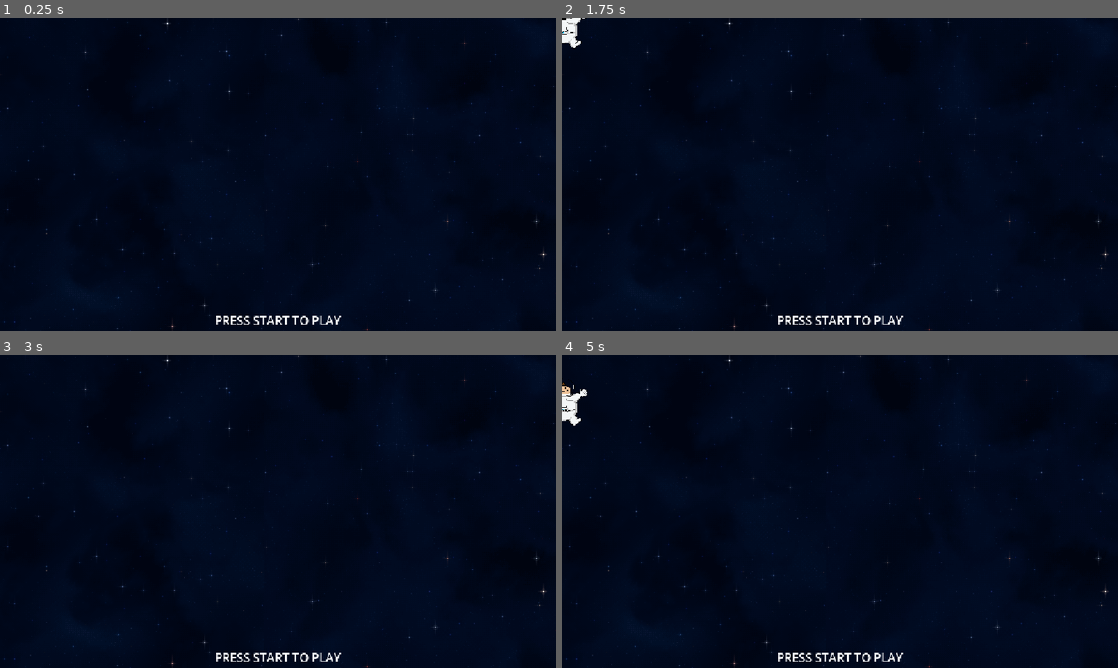
Above: before the commit, frames 1-4 (two rows, left to right).
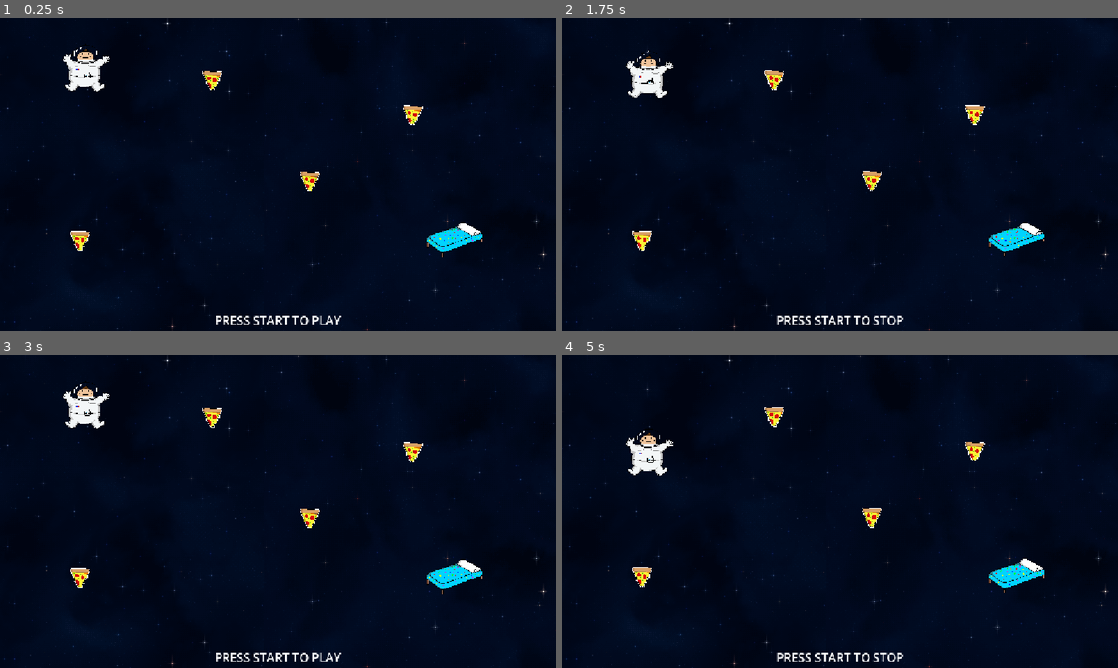
Above: after the commit, the same moments.

Repository: ivaivaiva1/desenhar_fofo
Game: Godot game, scene res://Scenes/level_manager.tscn
Same seed, same stepped clock (60 frames per second), same inputs: the game is played once before the commit and once after it.
Inputs (mouse positions are in pixels of both pictures, inside the frame that each line leads up to):
- Up to frame 1 (0.25 s): no input
- Up to frame 2 (1.75 s): tap Enter (ui_select) at 0.5, 1.25 s; move the mouse to (962, 158) at 0.52 s; click (962, 158) at 0.67 s; tap Space (ui_accept) at 0.77, 1.52 s; move the mouse to (728, 190) at 1.27 s; click (728, 190) at 1.42 s
- Up to frame 3 (3 s): tap Enter (ui_select) at 2, 2.75 s; move the mouse to (333, 442) at 2.02 s; click (333, 442) at 2.17 s; move the mouse to (250, 574) at 2.77 s; click (250, 574) at 2.92 s
- Up to frame 4 (5 s): tap Space (ui_accept) at 3.02, 3.77, 4.52 s; tap Enter (ui_select) at 3.5, 4.25 s; move the mouse to (1006, 558) at 3.52 s; click (1006, 558) at 3.67 s; move the mouse to (673, 464) at 4.27 s; click (673, 464) at 4.42 s

The runs differ from the first frame. In frame 1, 1.9% of the frame differs, in the area x 11-87%, y 8-77%; in frame 2, 2.3%; in frame 3, 1.9%; in frame 4, 2.5%, in the area x 0-87%, y 7-98%.
Error before the commit: Cannot call method 'instantiate' on a null value. (res://Scripts/LevelLoop/load_level.gd:25)

Commit message:
update: load_level polish

Diff:
--- a/Scenes/level_manager.tscn
+++ b/Scenes/level_manager.tscn
@@ -12,6 +12,7 @@
 
 [node name="load_level" type="Node2D" parent="." unique_id=306488323]
 script = ExtResource("2_ghtn7")
+level = 1
 
 [node name="line_controller" type="Node2D" parent="." unique_id=1640535268]
 unique_name_in_owner = true
--- a/Scripts/Globals/game_worlds.gd
+++ b/Scripts/Globals/current_level.gd
@@ -1,4 +1,6 @@
 extends Node
+
+var current_level: int
 
 enum WORLDS {
 	SPACE,
--- a/Scripts/LevelLoop/load_level.gd
+++ b/Scripts/LevelLoop/load_level.gd
@@ -1,32 +1,48 @@
 extends Node2D
 
 @onready var level_manager: LevelManager = get_parent()
-@export var current_world: GameWorlds.WORLDS
-@export var level: String
+@export var current_world: CurrentLevel.WORLDS
+@export var level: int
+
+var level_instance = Level
+var enviorement_instance = Node2D
+
 
 func _ready() -> void:
+	CurrentLevel.current_level = level
+	do_load_level()
+
+
+func do_load_level():
 	spawn_level()
 	spawn_enviorement()
-
 
 
 var candy_path: String = "res://Levels/Candy/"
 var space_path: String = "res://Levels/Space/"
 func spawn_level():
 	var folder_path: String
+	var world_offset_path: String
+	var archive_type: String = ".tscn"
 	match current_world:
-		GameWorlds.WORLDS.CANDY:
+		CurrentLevel.WORLDS.CANDY:
 			folder_path = candy_path
-		GameWorlds.WORLDS.SPACE:
+			world_offset_path = "candy"
+		CurrentLevel.WORLDS.SPACE:
 			folder_path = space_path
+			world_offset_path = "space"
+	var pré_level_path: String
+	if level < 10:
+		pré_level_path = "level0"
+	else:
+		pré_level_path = "level"
 
-	var level_path: String = folder_path + level
+	var level_path: String = folder_path + pré_level_path + str(level) + "_" + world_offset_path + archive_type
 	var packed_level: PackedScene = load(level_path)
-	var level_instance = packed_level.instantiate()
+	level_instance = packed_level.instantiate()
 	level_manager.add_child.call_deferred(level_instance)
 	level_instance.global_position = Vector2.ZERO
-	var current_level: Level = level_instance as Level
-	current_level.start(level_manager)
+	level_instance.start(level_manager)
 
 
 
@@ -34,8 +50,8 @@
 func spawn_enviorement():
 	var target_enviorement: PackedScene
 	match current_world:
-		GameWorlds.WORLDS.SPACE:
+		CurrentLevel.WORLDS.SPACE:
 			target_enviorement = space_enviorement
-	var enviorement_instance:= target_enviorement.instantiate()
+	enviorement_instance = target_enviorement.instantiate()
 	get_tree().current_scene.add_child.call_deferred(enviorement_instance)
 	enviorement_instance.global_position = Vector2.ZERO
--- a/project.godot
+++ b/project.godot
@@ -17,7 +17,7 @@
 
 [autoload]
 
-GameWorlds="*uid://2xgiptyacinv"
+CurrentLevel="*uid://2xgiptyacinv"
 
 [display]
 
Renamed: Levels/Space/level_01_space.tscn -> Levels/Space/level01_space.tscn
Renamed: Scripts/Globals/game_worlds.gd.uid -> Scripts/Globals/current_level.gd.uid
